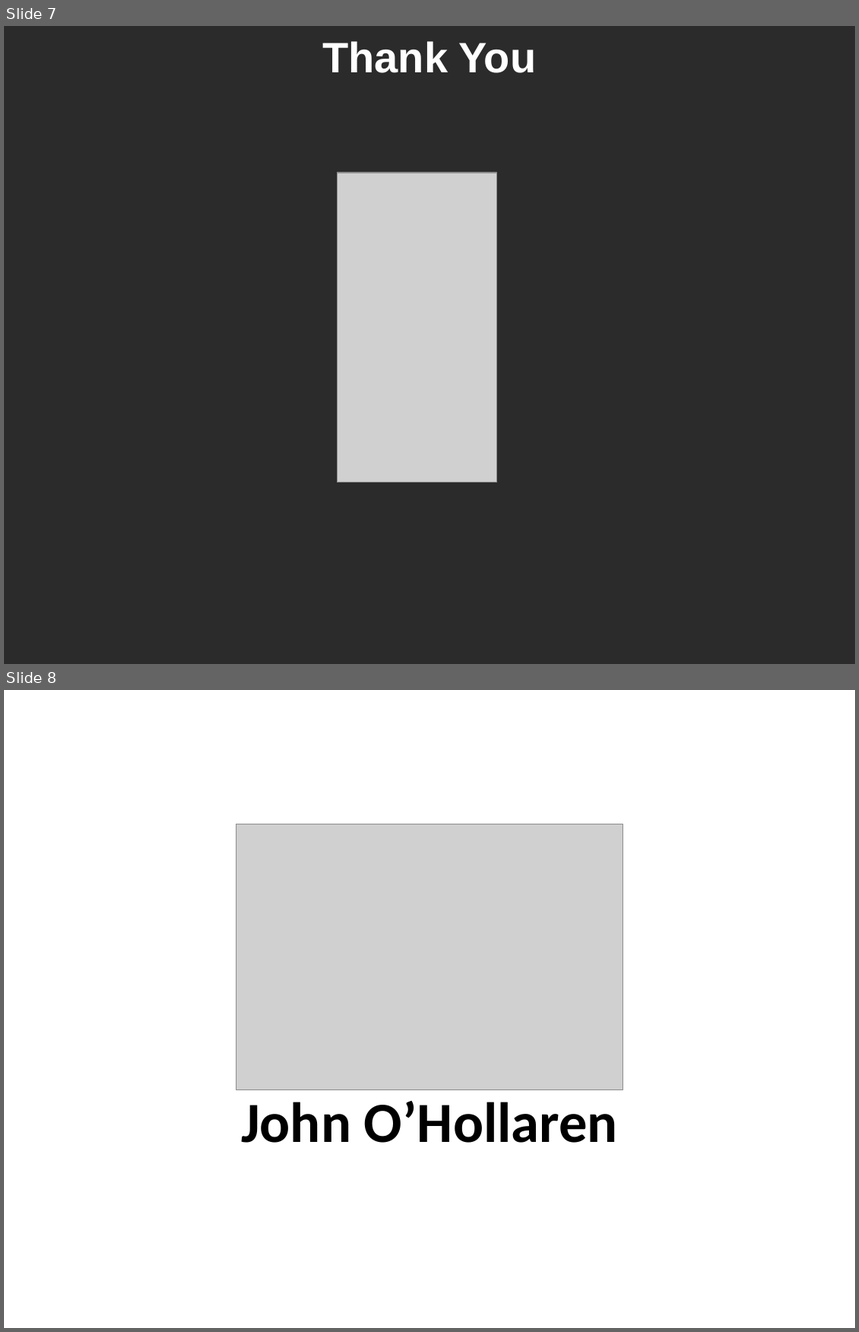
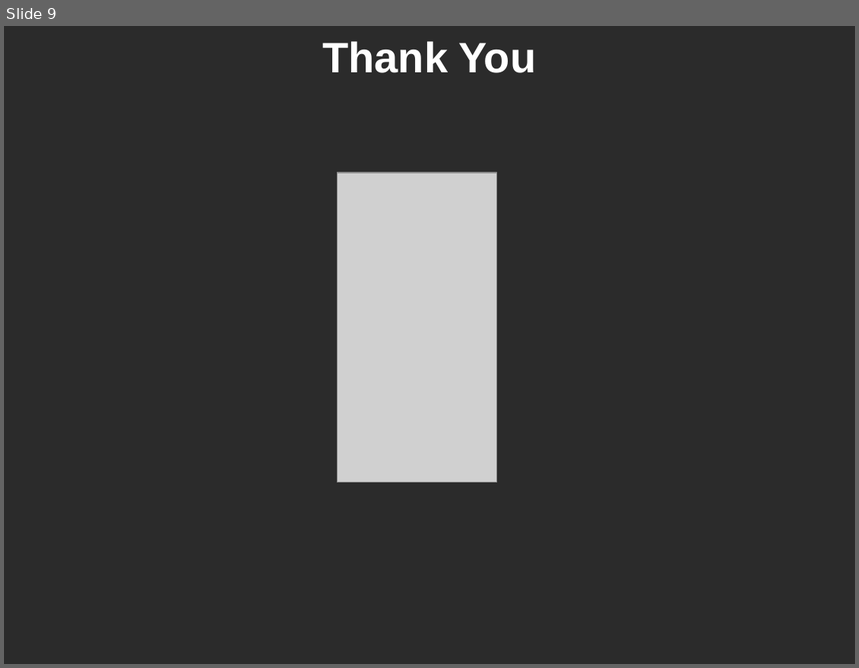
Before and after one commit to ominux/ece532, a slide deck: project/april_11/john.pptx. Shown one above the other, each under a label of ours: slides 7 and 8 before the commit, slide 9 after it. The pictures are 859x1332 and 859x668 pixels, drawn with LibreOffice and Linux fonts; fonts in the diff are those of the drawing; grey boxes stand for pictures; background and template pictures are left out; a plain dark background stands for a picture behind light text. Boxes give left, top, right and bottom in pixels: in the first picture for what was removed or moved away, otherwise in the second. Text is boxed around its words. In the diff, an @@ line names an element or a change of style, - is before the commit and + after.

```diff
--- a/project/april_11/john.pptx
+++ b/project/april_11/john.pptx
@@ slide 8 removed at [4,690,855,1328], background picture (left out) @@
@@ picture removed at [237,824,623,1090] @@
@@ text removed at [241,1101,618,1143] @@
-John O’Hollaren
@@ what was slide 7 is now slide 9 @@
```
Also in this commit, not shown: 1 slide changed, 4 slides added, 6 other slides removed.
